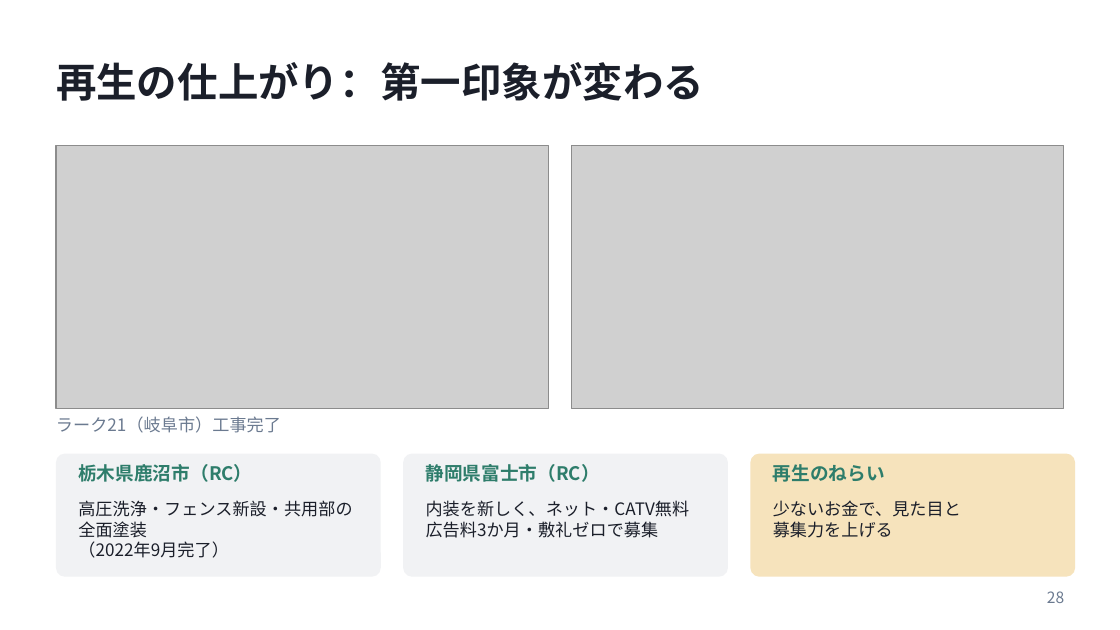
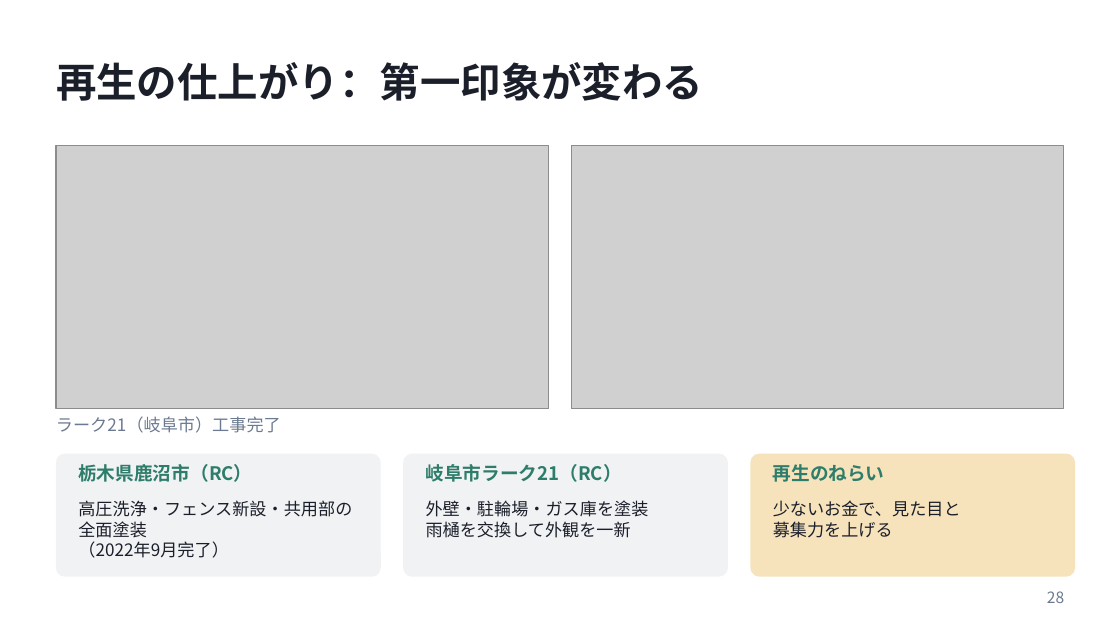
Before and after one commit to daisuke2009/avatars1, a slide deck: slide 28 of presentations/20261023_弱者の戦略_発表資料.pptx. Drawn at 1120x630 pixels with LibreOffice and Linux fonts; fonts in the diff are those of the drawing; grey boxes stand for pictures. Boxes give left, top, right and bottom in pixels: in the first picture for what was removed or moved away, otherwise in the second. Text is boxed around its words. In the diff, an @@ line names an element or a change of style, - is before the commit and + after.

```diff
--- a/presentations/20261023_弱者の戦略_発表資料.pptx
+++ b/presentations/20261023_弱者の戦略_発表資料.pptx
@@ text at box(426, 464, 622, 482): text changed @@
-静岡県富士市（RC）
+岐阜市ラーク21（RC）
@@ text at box(426, 500, 649, 538): text changed @@
-内装を新しく、ネット・CATV無料
-広告料3か月・敷礼ゼロで募集
+外壁・駐輪場・ガス庫を塗装
+雨樋を交換して外観を一新
```
Also in this commit, not shown: 2 other slides changed.
